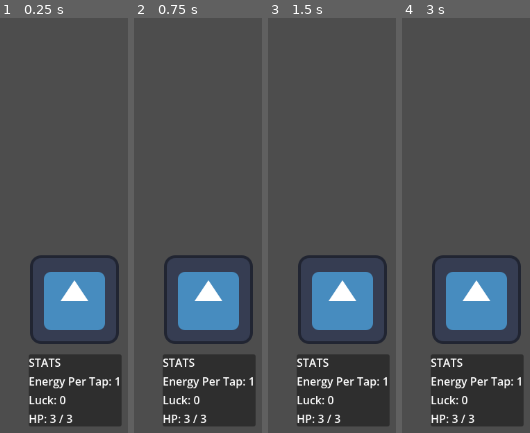
Above: before the commit, frames 1-4 (left to right).
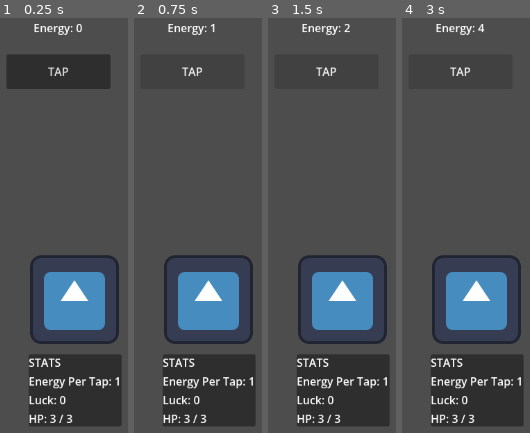
Above: after the commit, the same moments.

Repository: AzeOcram/checkpoint-gamejam
Game: Godot game, scene res://scenes/main/main.tscn
Same seed, same stepped clock (60 frames per second), same inputs: the game is played once before the commit and once after it. The engine's default icon, where the game draws it, is replaced by a stand-in: a white triangle on a blue panel in a dark square.
Inputs (mouse positions are in pixels of both pictures, inside the frame that each line leads up to):
- Up to frame 1 (0.25 s): no input
- Up to frame 2 (0.75 s): click (192, 71) at 0.5 s, where only the run after the commit has a clickable "TAP"
- Up to frame 3 (1.5 s): click (326, 71) at 1.25 s, where only the run after the commit has a clickable "TAP"
- Up to frame 4 (3 s): click (460, 71) at 2 s, where only the run after the commit has a clickable "TAP"; tap Enter at 2.75 s

The runs differ from the first frame. In frame 1, 6.9% of the frame differs, in the area x 5-86%, y 1-18%; in frame 2, 0.6%; in frame 3, 0.6%; in frame 4, 0.6%.

Commit message:
feat(main): add energy generation on tap
Add EnergyLabel and EnergyButton to the main scene. Pressing the button
adds Player.energy_per_tap to energy and refreshes the label.

Co-Authored-By: Claude Sonnet 5.5 <noreply@anthropic.com>

Diff:
--- a/scenes/main/main.tscn
+++ b/scenes/main/main.tscn
@@ -23,3 +23,20 @@
 
 [node name="PlayerVisual" parent="." unique_id=470255114 instance=ExtResource("1_hyk8p")]
 position = Vector2(599, 444)
+
+[node name="EnergyLabel" type="Label" parent="." unique_id=1316589368]
+layout_mode = 0
+offset_left = 476.0
+offset_top = 40.0
+offset_right = 676.0
+offset_bottom = 70.0
+text = "Energy: 0"
+horizontal_alignment = 1
+
+[node name="EnergyButton" type="Button" parent="." unique_id=43349686]
+layout_mode = 0
+offset_left = 501.0
+offset_top = 90.0
+offset_right = 651.0
+offset_bottom = 140.0
+text = "TAP"
--- a/scripts/main/main.gd
+++ b/scripts/main/main.gd
@@ -4,10 +4,24 @@
 @onready var energy_per_tap_label = $UI/StatsPanel/VBoxContainer/EnergyPerTapLabel
 @onready var luck_label = $UI/StatsPanel/VBoxContainer/LuckLabel
 @onready var hp_label = $UI/StatsPanel/VBoxContainer/HpLabel
+@onready var energy_label: Label = $EnergyLabel
+@onready var energy_button: Button = $EnergyButton
+
+var energy: int = 0
 
 
 func _ready() -> void:
+	energy_button.pressed.connect(_on_energy_button_pressed)
+	update_energy_ui()
 	update_stats_ui()
+
+#Energy Functions
+func _on_energy_button_pressed() -> void:
+	energy += Player.energy_per_tap
+	update_energy_ui()
+
+func update_energy_ui() -> void:
+	energy_label.text = "Energy: " + str(energy)
 
 #Stats Functions
 func update_stats_ui() -> void:
